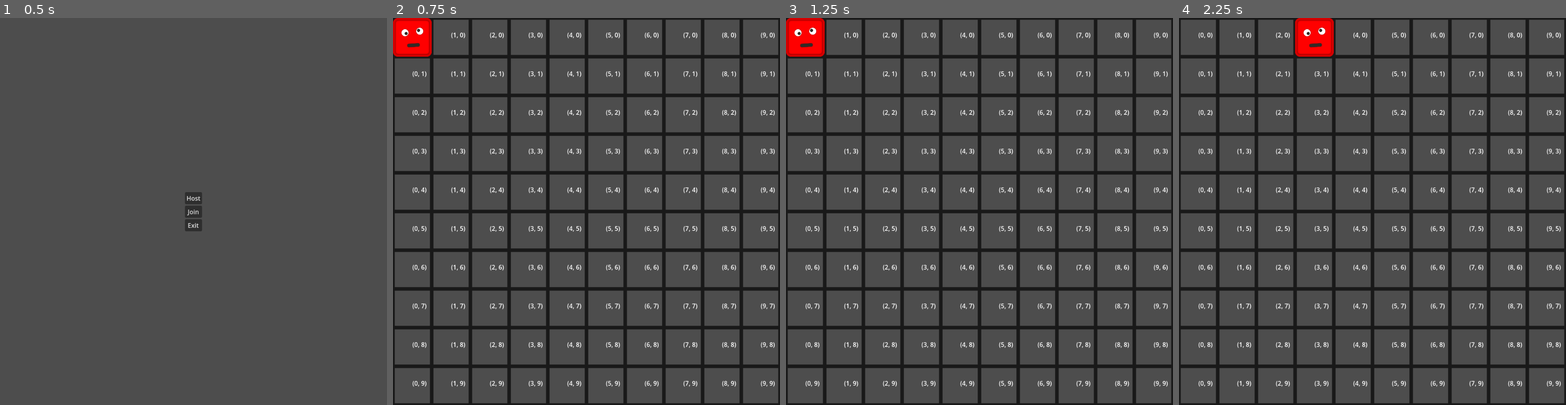
Above: before the commit, frames 1-4 (left to right).
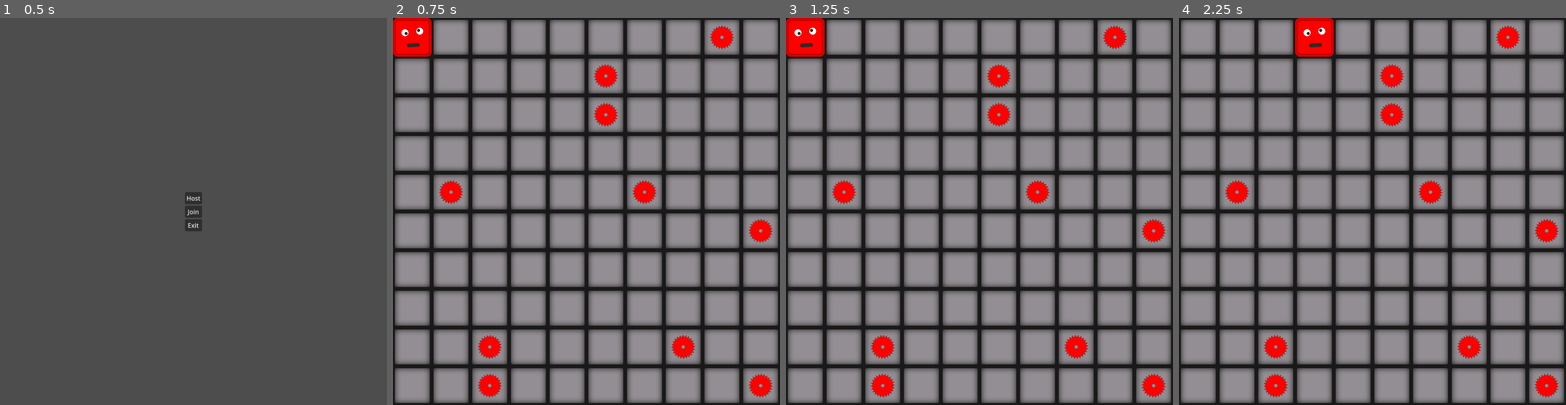
Above: after the commit, the same moments.

Repository: HephaistosForge/BlockyChaos
Game: Godot game, scene res://world/world.tscn
Two runs of this game, one before a commit and one after it. Both use one fixed random seed, a clock stepped at 60 frames per second and the inputs below.
Inputs:
- Up to frame 1 (0.5 s): no input
- Up to frame 2 (0.75 s): click "Host" at 0.5 s
- Up to frame 3 (1.25 s): no input
- Up to frame 4 (2.25 s): hold D (right) 1.28-2.03 s; hold S (down) from 2.03 s (still down)

Frame 1 is identical in both runs. In frame 2, 70% of the frame differs, in the area x 0-100%, y 0-100%; in frame 3, 70%; in frame 4, 70%.

Commit message:
Tiles and traps are not synchronized

Diff:
--- a/entities/player/player.gd
+++ b/entities/player/player.gd
@@ -52,16 +52,15 @@
 				$AudioWrong.play()
 				var tween = get_tree().create_tween()
 				var angle = 0.2
-				var time = 0.1
+				var anim_time = 0.1
 
 				# Rotation animation when blocked by something
-				tween.tween_property($Body, "rotation", angle, time) \
+				tween.tween_property(self, "rotation", angle, anim_time) \
 					.set_ease(Tween.EASE_OUT).set_trans(Tween.TRANS_CUBIC)
-				tween.tween_property($Body, "rotation", -angle, time) \
+				tween.tween_property(self, "rotation", -angle, anim_time) \
 					.set_ease(Tween.EASE_IN_OUT).set_trans(Tween.TRANS_CUBIC)
-				tween.tween_property($Body, "rotation", 0, time) \
+				tween.tween_property(self, "rotation", 0, anim_time) \
 					.set_ease(Tween.EASE_IN_OUT).set_trans(Tween.TRANS_CUBIC)
-
 
 
 
--- a/entities/player/player.tscn
+++ b/entities/player/player.tscn
@@ -17,6 +17,7 @@
 properties/0/sync = true
 
 [node name="Player" type="CharacterBody2D" groups=["player"]]
+z_index = 10
 script = ExtResource("1_3yqfr")
 
 [node name="CollisionShape2D" type="CollisionShape2D" parent="."]
--- /dev/null
+++ b/entities/trap/trap.gd
@@ -0,0 +1,9 @@
+extends Node2D
+
+
+func _ready():
+	var tween = create_tween()
+	tween.set_loops()
+	tween.tween_property(self, "rotation", 500, 2 + randf() * 2).from_current() \
+		.set_trans(Tween.TRANS_EXPO).set_ease(Tween.EASE_IN_OUT)
+	tween.tween_property(self, "rotation", 0, randf()).from_current()
--- a/entities/trap/trap.tscn
+++ b/entities/trap/trap.tscn
@@ -1,9 +1,23 @@
-[gd_scene load_steps=2 format=3 uid="uid://dxqdmc3u7x6iw"]
+[gd_scene load_steps=4 format=3 uid="uid://dxqdmc3u7x6iw"]
 
+[ext_resource type="Script" path="res://entities/trap/trap.gd" id="1_2owpu"]
 [ext_resource type="Texture2D" uid="uid://cr18jbgjf2df7" path="res://entities/trap/Sawblade.png" id="1_kvf45"]
 
+[sub_resource type="SceneReplicationConfig" id="SceneReplicationConfig_g4npk"]
+properties/0/path = NodePath(".:position")
+properties/0/spawn = true
+properties/0/sync = true
+properties/1/path = NodePath(".:rotation")
+properties/1/spawn = true
+properties/1/sync = true
+
 [node name="Trap" type="Node2D"]
+z_index = 5
+script = ExtResource("1_2owpu")
 
 [node name="SawbladeSprite" type="Sprite2D" parent="." groups=["trap"]]
 scale = Vector2(0.25, 0.25)
 texture = ExtResource("1_kvf45")
+
+[node name="MultiplayerSynchronizer" type="MultiplayerSynchronizer" parent="."]
+replication_config = SubResource("SceneReplicationConfig_g4npk")
--- a/world/floor.gd
+++ b/world/floor.gd
@@ -21,4 +21,4 @@
 	for y in map_size.y:
 		for x in map_size.x:
 			var at = get_parent().tile_to_world_coord(Vector2(x, y))
-			draw_string(font, at, "(%d, %d)" % [x, y])
+			# draw_string(font, at, "(%d, %d)" % [x, y])
--- a/world/multiplayer.gd
+++ b/world/multiplayer.gd
@@ -27,6 +27,7 @@
 	multiplayer.multiplayer_peer = multiplayer_peer
 
 	add_new_player(1)
+	get_parent().start_game()
 
 	# multiplayer_peer.peer_connected.connect(
 	multiplayer.peer_connected.connect(
--- /dev/null
+++ b/world/tile/tile.tscn
@@ -0,0 +1,21 @@
+[gd_scene load_steps=3 format=3 uid="uid://w58eodxwwimb"]
+
+[ext_resource type="Texture2D" uid="uid://c7kinghnn3vv2" path="res://world/tile/tile.png" id="1_afvr5"]
+
+[sub_resource type="SceneReplicationConfig" id="SceneReplicationConfig_yw41m"]
+properties/0/path = NodePath(".:position")
+properties/0/spawn = true
+properties/0/sync = true
+properties/1/path = NodePath(".:rotation")
+properties/1/spawn = true
+properties/1/sync = true
+
+[node name="Tile" type="Node2D"]
+
+[node name="Sprite" type="Sprite2D" parent="."]
+z_index = -10
+scale = Vector2(0.25, 0.25)
+texture = ExtResource("1_afvr5")
+
+[node name="MultiplayerSynchronizer" type="MultiplayerSynchronizer" parent="."]
+replication_config = SubResource("SceneReplicationConfig_yw41m")
--- a/world/world.gd
+++ b/world/world.gd
@@ -7,21 +7,31 @@
 
 var traps = {}
 var trap_scene = preload("res://entities/trap/trap.tscn")
+var tile_scene = preload("res://world/tile/tile.tscn")
 
 func add_trap(at_tile: Vector2):
 	var trap = trap_scene.instantiate()
-	add_child(trap)
+	# trap = $Spawner.spawn(trap_scene)
+	add_child(trap, true)
 	var at_pos = tile_to_world_coord(at_tile)
 	trap.position = at_pos
+	print(trap.position)
 	trap.modulate = Color.RED
 
 func add_random_traps(number: int):
 	for i in number:
 		var at_tile = random_tile()
+		print(at_tile)
 		add_trap(at_tile)
 
 func start_game():
 	add_random_traps(10)
+	for y in map_size.y:
+		for x in map_size.x:
+			var tile = tile_scene.instantiate()
+			add_child(tile, true)
+			tile.position = tile_to_world_coord(Vector2(x, y))
+
 
 
 # Coordinates
@@ -52,4 +62,4 @@
 
 
 func random_tile() -> Vector2:
-	return Vector2(randi_range(0, map_size.x), randi_range(0, map_size.y))
+	return Vector2(randi_range(0, map_size.x-1), randi_range(0, map_size.y-1))
--- a/world/world.tscn
+++ b/world/world.tscn
@@ -79,6 +79,10 @@
 [node name="WorldEnvironment" type="WorldEnvironment" parent="."]
 environment = SubResource("Environment_w6v8t")
 
+[node name="Spawner" type="MultiplayerSpawner" parent="."]
+_spawnable_scenes = PackedStringArray("res://world/tile/tile.tscn", "res://entities/trap/trap.tscn")
+spawn_path = NodePath("..")
+
 [connection signal="button_up" from="Menu/Host" to="Multiplayer" method="on_host"]
 [connection signal="button_up" from="Menu/Join" to="Multiplayer" method="on_join"]
 [connection signal="button_up" from="Menu/Exit" to="Multiplayer" method="_on_exit"]
Binary file added: world/tile/tile.png
Not shown, added: world/tile/tile.png.import
Not shown, changed: README.md
